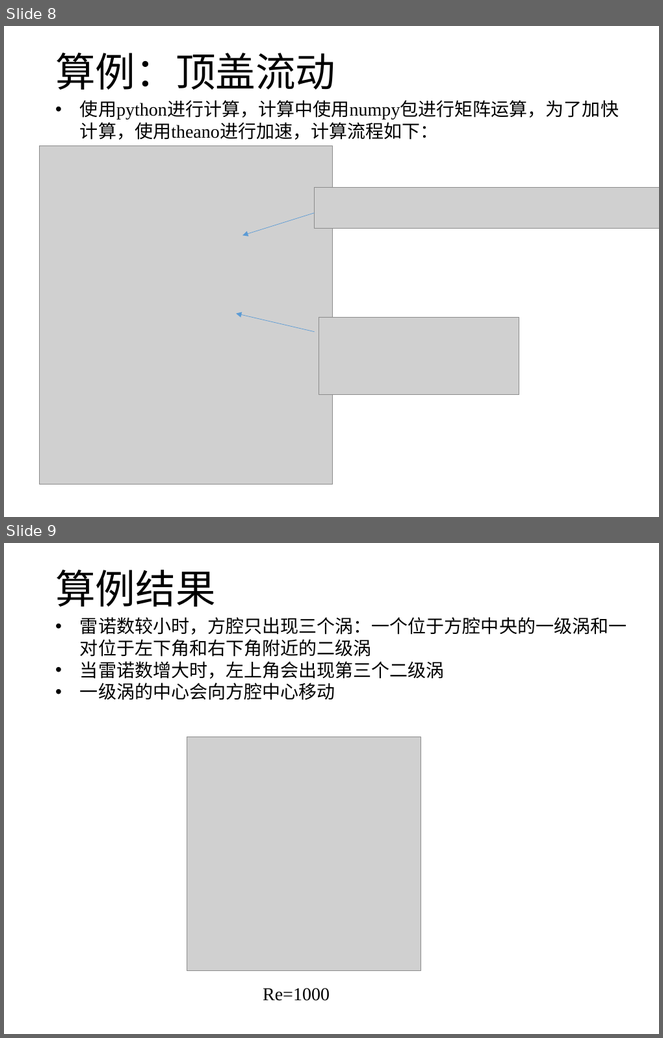
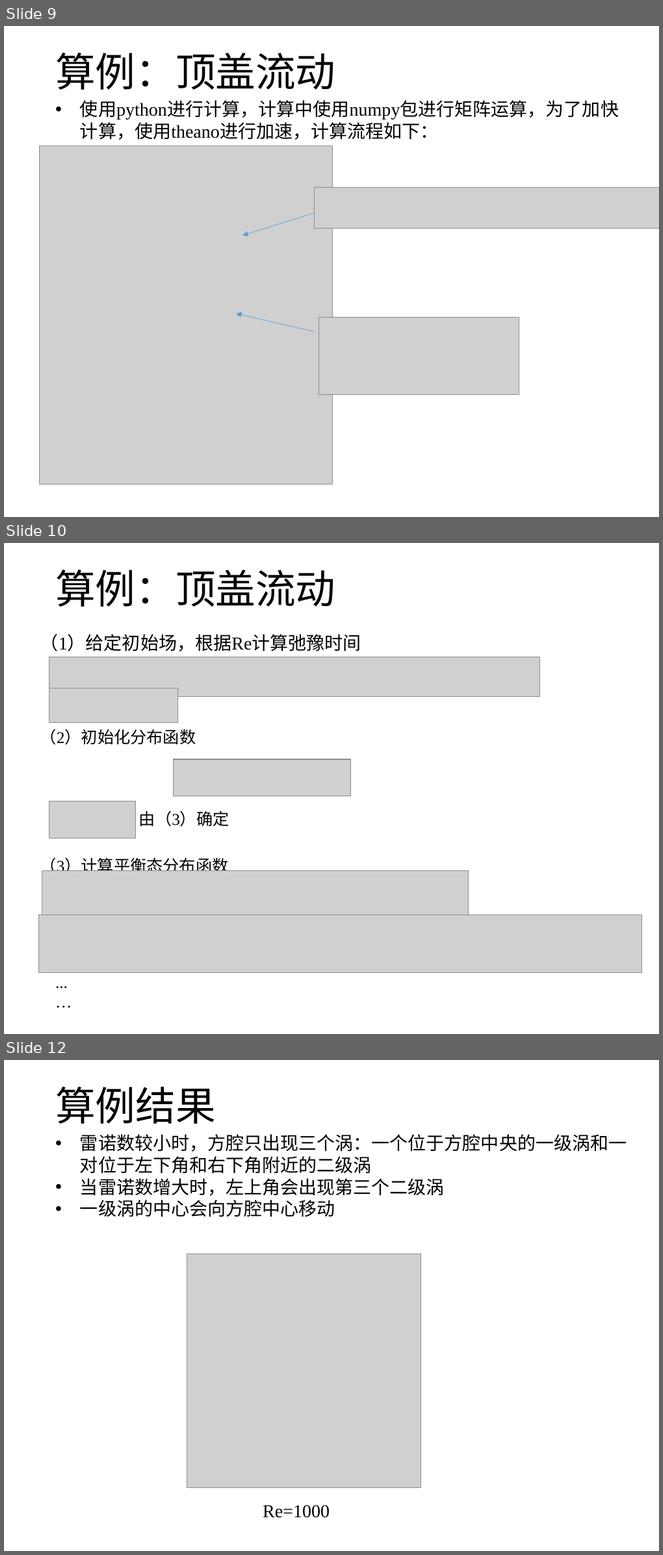
Before and after one commit to hohiroki/homework, a slide deck: NO2/bolzmann.pptx. Shown one above the other, each under a label of ours: slides 8 and 9 before the commit, slides 9, 10 and 12 after it; the slides between them are not shown. The pictures are 663x1038 and 663x1555 pixels, drawn with LibreOffice and Linux fonts; fonts in the diff are those of the drawing; grey boxes stand for pictures. Boxes give left, top, right and bottom in pixels: in the first picture for what was removed or moved away, otherwise in the second. Text is boxed around its words. In the diff, an @@ line names an element or a change of style, - is before the commit and + after.

```diff
--- a/NO2/bolzmann.pptx
+++ b/NO2/bolzmann.pptx
@@ slide 10 added at [4, 543, 659, 1034], background #FFFFFF @@
@@ title added at [55, 570, 336, 607], 44 pt, text #000000 @@
+算例：顶盖流动
@@ text added at [40, 634, 362, 652], 20 pt, text #000000 @@
+（1）给定初始场，根据Re计算弛豫时间
@@ picture added at [50, 657, 541, 697] @@
@@ picture added at [50, 689, 178, 723] @@
@@ text added at [40, 729, 196, 745], 18 pt, text #000000 @@
+（2）初始化分布函数
@@ picture added at [174, 759, 351, 796] @@
@@ picture added at [50, 802, 136, 839] @@
@@ text added at [139, 811, 230, 827], 18 pt, text #000000 @@
+由（3）确定
@@ text added at [40, 856, 229, 876], 18 pt, text #000000 @@
+（3）计算平衡态分布函数
@@ picture added at [42, 871, 468, 930] @@
@@ picture added at [38, 915, 642, 973] @@
@@ text added at [50, 969, 377, 1016], 18 pt, text #000000 @@
+...
+…
@@ what was slide 8 is now slide 9 @@
@@ what was slide 9 is now slide 12 @@
```
Also in this commit, not shown: 1 slide changed, 2 other slides added, 1 other file.
